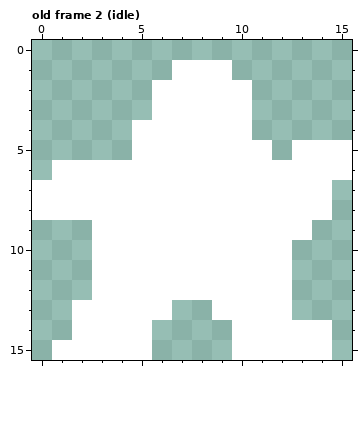
Pixel-art file -- assets/spritesheets/enemy.ase. The first picture shows the starting point.
16x16 pixels, 2 frames. Shown: old frame 2 (idle). The commit also changed other frames, which this record leaves out.
And afterwards:
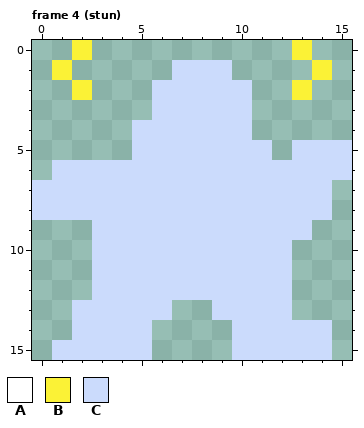
Palette (. is transparent): A #ffffff  B #fbf236  C #cbdbfc
A new or re-ordered frame is compared with the old frame closest to it.
Log entry: Add enemy knockback and enemy stunned state
From old to new:
frames 2 -> 4
Changed rows in their new state; - is an unchanged pixel.
Frame 4 (stun) is new; against old frame 2 (idle):
first column x 0:
 0 --B----------B--
 1 -B-----CCC----B-
 2 --B---CCCCC--B--
 3 ------CCCCC-----
 4 -----CCCCCC-----
 5 -----CCCCCCC-CCC
 6 -CCCCCCCCCCCCCCC
 7 CCCCCCCCCCCCCCC-
 8 CCCCCCCCCCCCCCC-
 9 ---CCCCCCCCCCC--
10 ---CCCCCCCCCC---
11 ---CCCCCCCCCC---
12 ---CCCCCCCCCC---
13 --CCCCC--CCCC---
14 --CCCC----CCCCC-
15 -CCCCC----CCCCC-
Where, in picture pixels (left, top, right, bottom), the same in both pictures:
changed: (32, 40, 352, 360)
